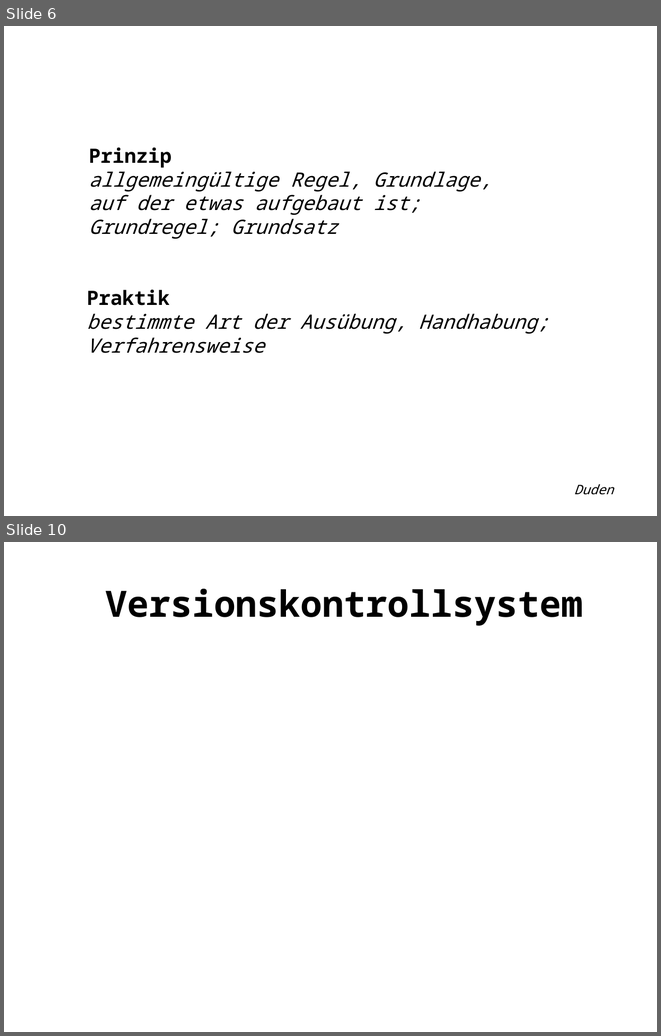
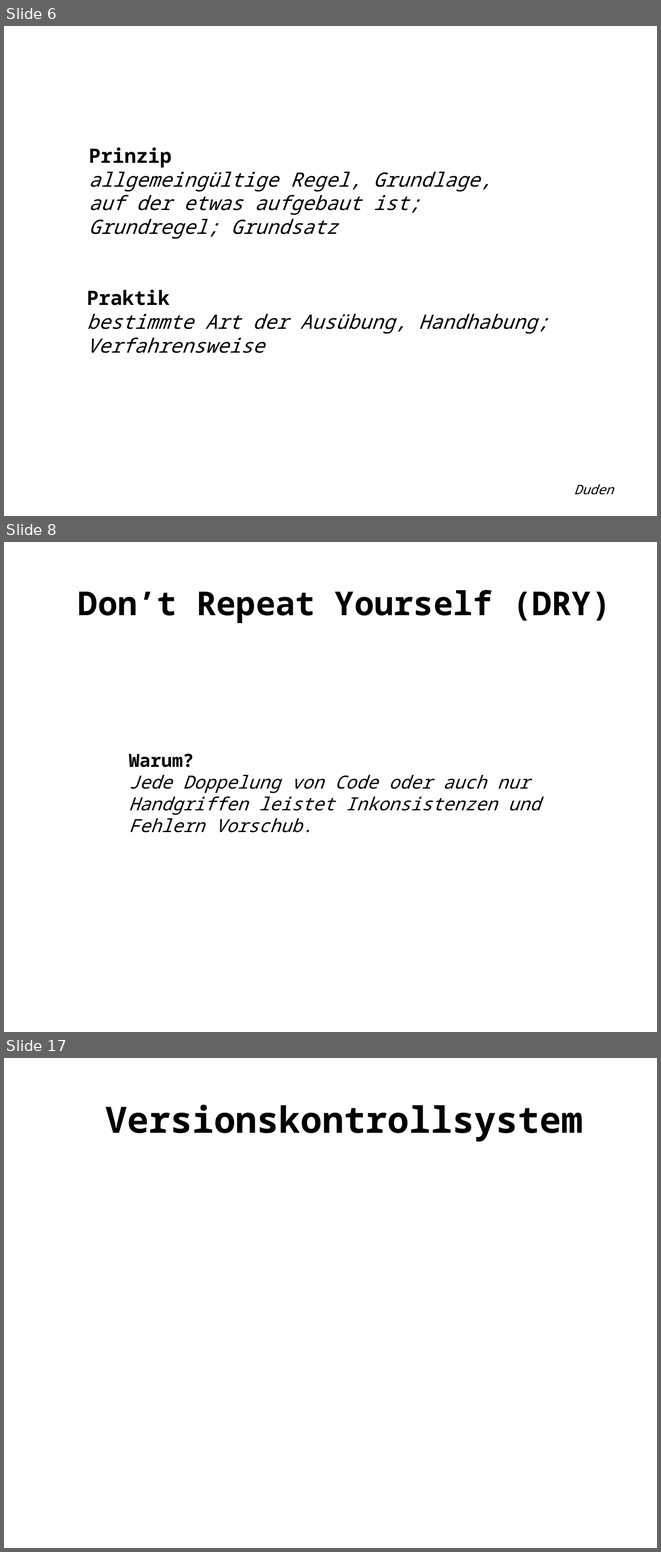
Before and after one commit to Weltraumschaf/Slides, a slide deck: CleanCodeDeveloper/RoterDan1/CCD_Roter_Dan_1.odp. Shown one above the other, each under a label of ours: slides 6 and 10 before the commit, slides 6, 8 and 17 after it; the slides between them are not shown. The pictures are 661x1036 and 661x1552 pixels, drawn with LibreOffice and Linux fonts; fonts in the diff are those of the drawing. Boxes give left, top, right and bottom in pixels: in the first picture for what was removed or moved away, otherwise in the second. Text is boxed around its words. In the diff, an @@ line names an element or a change of style, - is before the commit and + after.

```diff
--- a/CleanCodeDeveloper/RoterDan1/CCD_Roter_Dan_1.odp
+++ b/CleanCodeDeveloper/RoterDan1/CCD_Roter_Dan_1.odp
@@ slide 8 added at bbox=[4, 542, 657, 1032], background #FFFFFF @@
@@ title added at bbox=[78, 590, 611, 623], 40 pt, text #000000, bold @@
+  Don’t Repeat Yourself (DRY)
@@ text added at bbox=[129, 753, 540, 832], 22 pt, text #000000, italic @@
+Warum?
+Jede Doppelung von Code oder auch nur Handgriffen leistet Inkonsistenzen und Fehlern Vorschub.
@@ what was slide 10 is now slide 17 @@
```
Also in this commit, not shown: 2 slides changed, 7 other slides added, 1 slide removed, 1 other file.
